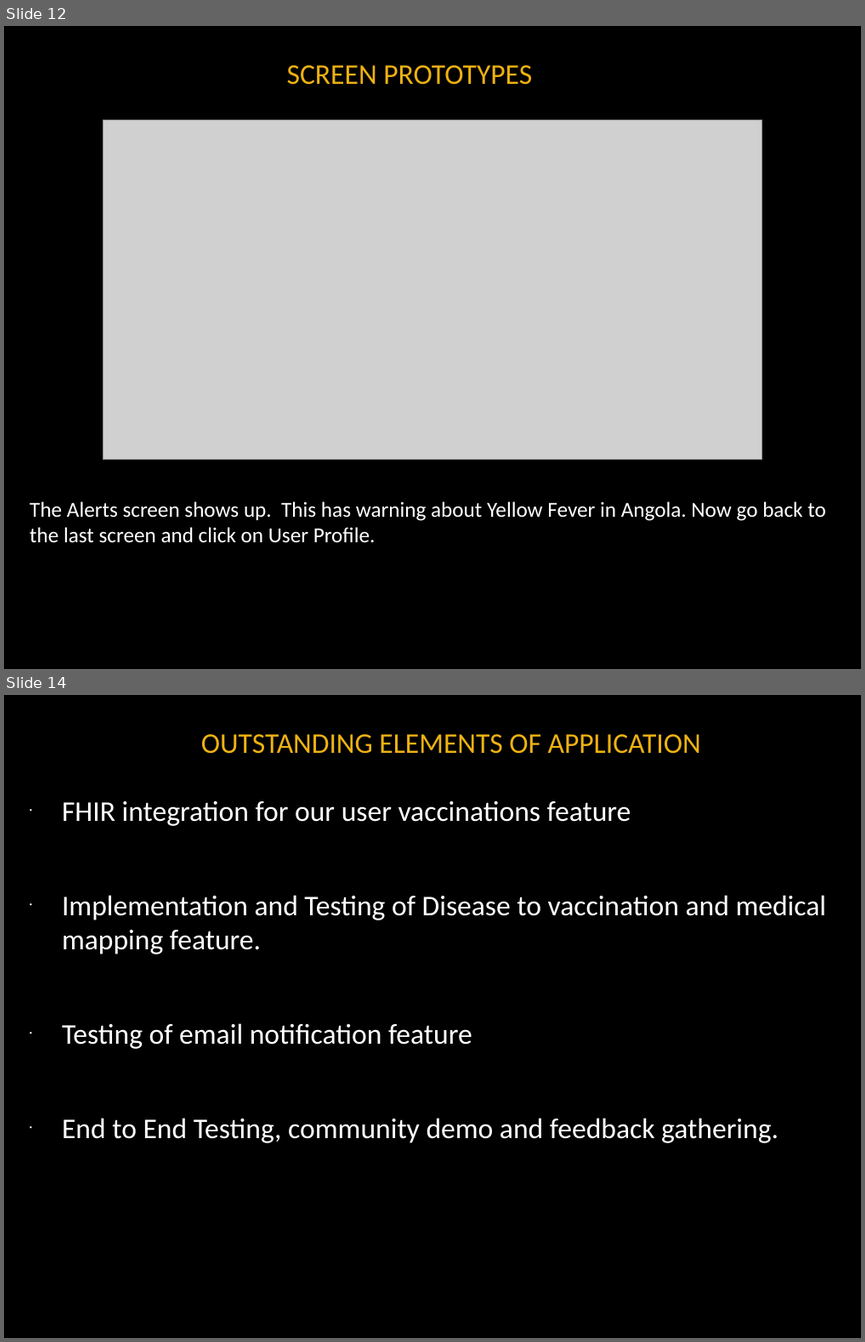
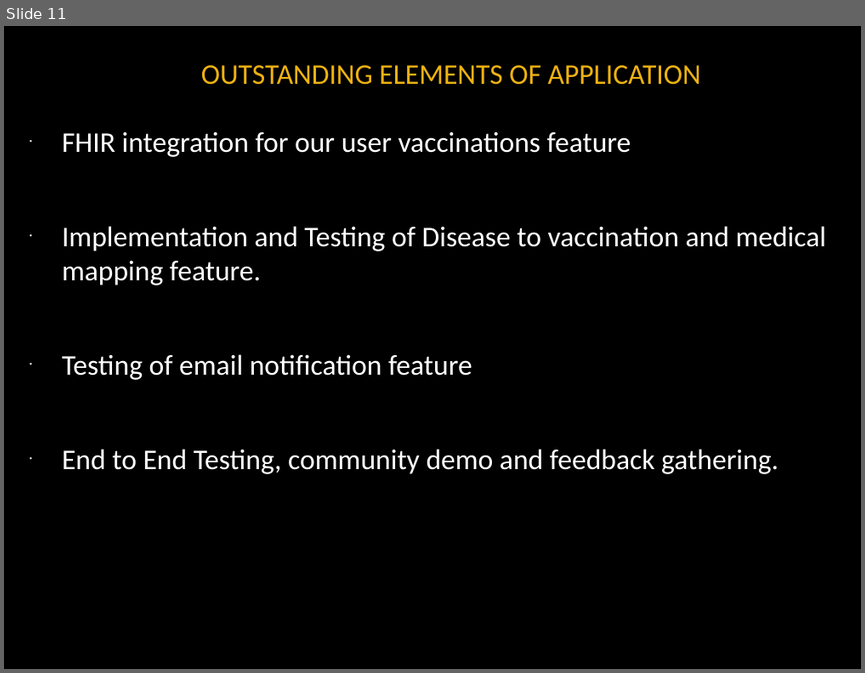
Before and after one commit to noanadler/RockStars, a slide deck: Deliverable3/Presentation/Rock_Stars_Presentation.pptx. Shown one above the other, each under a label of ours: slides 12 and 14 before the commit, slide 11 after it; the slides between them are not shown. The pictures are 865x1342 and 865x673 pixels, drawn with LibreOffice and Linux fonts; fonts in the diff are those of the drawing; grey boxes stand for pictures; background and template pictures are left out. Boxes give left, top, right and bottom in pixels: in the first picture for what was removed or moved away, otherwise in the second. Text is boxed around its words. In the diff, an @@ line names an element or a change of style, - is before the commit and + after.

```diff
--- a/Deliverable3/Presentation/Rock_Stars_Presentation.pptx
+++ b/Deliverable3/Presentation/Rock_Stars_Presentation.pptx
@@ slide 12 removed at (4, 26, 861, 669), background #000000 @@
@@ title removed at (287, 65, 532, 85) @@
-SCREEN PROTOTYPES
@@ picture removed at (103, 120, 762, 460) @@
@@ text removed at (30, 501, 825, 543) @@
-The Alerts screen shows up. This has warning about Yellow Fever in Angola. Now go back to the last screen and click on User Profile.
@@ what was slide 14 is now slide 11 @@
```
Also in this commit, not shown: 8 slides changed, 1 slide added, 3 other slides removed.
